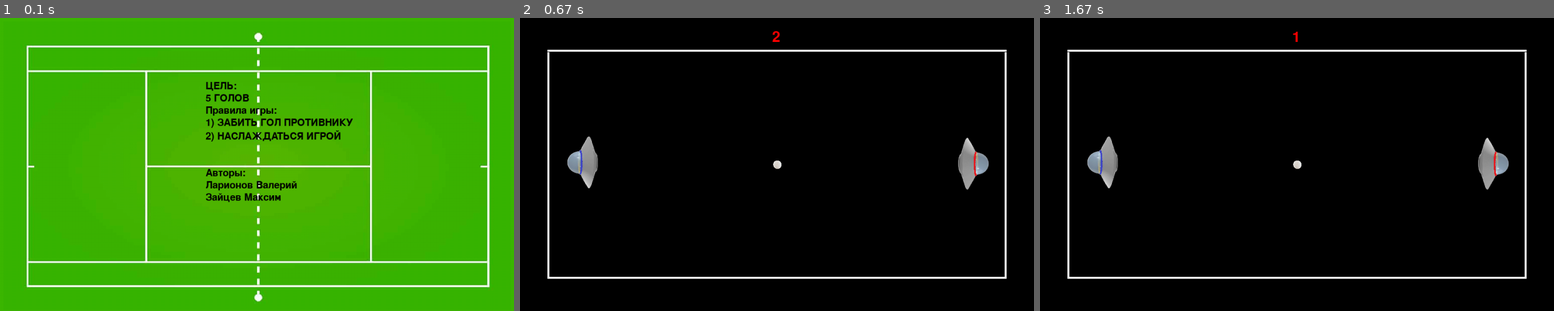
Above: before the commit, frames 1-3 (left to right).
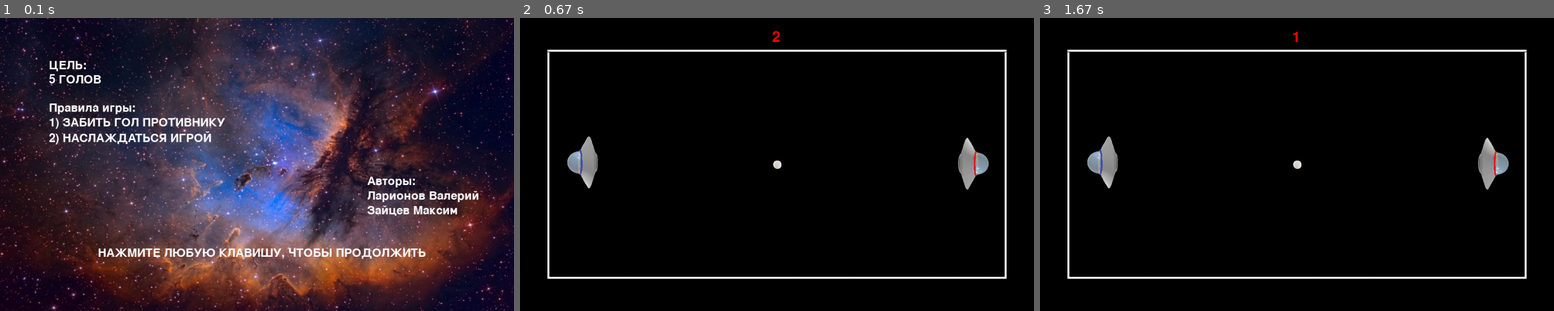
Above: after the commit, the same moments.

Repository: valera-creator/pygame_ping_pong
Game: pygame game, started from main.py
The game is run twice, just before and just after one commit, with the same random seed, the same clock (stepped at 60 frames per second) and the same inputs.
Inputs (mouse positions are in pixels of both pictures, inside the frame that each line leads up to):
- Up to frame 1 (0.1 s): no input
- Up to frame 2 (0.67 s): click (777, 164) at 0.38 s
- Up to frame 3 (1.67 s): no input

The runs differ from the first frame. In frame 1, 100% of the frame differs, in the area x 0-100%, y 0-100%; in frame 2, nothing differs; in frame 3, nothing differs.

Commit message:
новый фон у стартвого окна и перемещение текста в стартовом окне

Diff:
--- a/main.py
+++ b/main.py
@@ -5,21 +5,47 @@
 from border import Border
 
 
-def start_game(screen, width, height):
-    bkground = os.path.join('assets', 'images', 'phon.jpg')
+def start_game(screen, width, height, goals):
+    bkground = os.path.join('assets', 'images', 'phon2.jpg')
     fon = pygame.transform.scale(pygame.image.load(bkground), (width, height))
     screen.blit(fon, (0, 0))
-    font = pygame.font.Font(None, 30)
-    coords_y = 125
-    intro_text = ["ЦЕЛЬ:", "5 ГОЛОВ", "Правила игры:", "1) ЗАБИТЬ ГОЛ ПРОТИВНИКУ", "2) НАСЛАЖДАТЬСЯ ИГРОЙ", "", "",
-                  "Авторы:", "Ларионов Валерий", "Зайцев Максим"]
+    font = pygame.font.Font(None, 35)
+    coords_y = 85
+
+    text_right = ['Авторы:', 'Ларионов Валерий', 'Зайцев Максим']
+    text_middle = ['НАЖМИТЕ ЛЮБУЮ КЛАВИШУ, ЧТОБЫ ПРОДОЛЖИТЬ']
+    intro_text = [
+        "ЦЕЛЬ:",
+        f"{goals} ГОЛОВ",
+        "",
+        "Правила игры:",
+        "1) ЗАБИТЬ ГОЛ ПРОТИВНИКУ",
+        "2) НАСЛАЖДАТЬСЯ ИГРОЙ",
+        "",
+        "",
+        "Авторы:",
+        "Ларионов Валерий",
+        "Зайцев Максим",
+        "",
+        "",
+        "НАЖМИТЕ ЛЮБУЮ КЛАВИШУ, ЧТОБЫ ПРОДОЛЖИТЬ"
+    ]
+
     for line in intro_text:
-        string_rendered = font.render(line, True, pygame.Color('black'))
+        string_rendered = font.render(line, True, pygame.Color('WHITE'))
         intro_rect = string_rendered.get_rect()
+
+        intro_rect.top = coords_y
         coords_y += 5
-        intro_rect.top = coords_y
-        intro_rect.x = width // 2.5
+
+        if line in text_right:
+            intro_rect.x = 750
+        elif line in text_middle:
+            intro_rect.x = 200
+        else:
+            intro_rect.x = 100
         coords_y += intro_rect.height
+
         screen.blit(string_rendered, intro_rect)
 
     while True:
@@ -75,7 +101,7 @@
 
     clock = pygame.time.Clock()
     pygame.time.set_timer(pygame.USEREVENT, 600)
-    start_game(screen, width, height)
+    start_game(screen, width, height, goal_end)
 
     # sound = mixer.Sound(os.path.join('assets', 'sounds', 'background.mp3'))
     # sound.play()
Binary file changed: assets/images/phon.jpg
Binary file added: assets/images/phon2.jpg
Binary file removed: assets/images/violet.png
Binary file removed: assets/images/yellow.png
